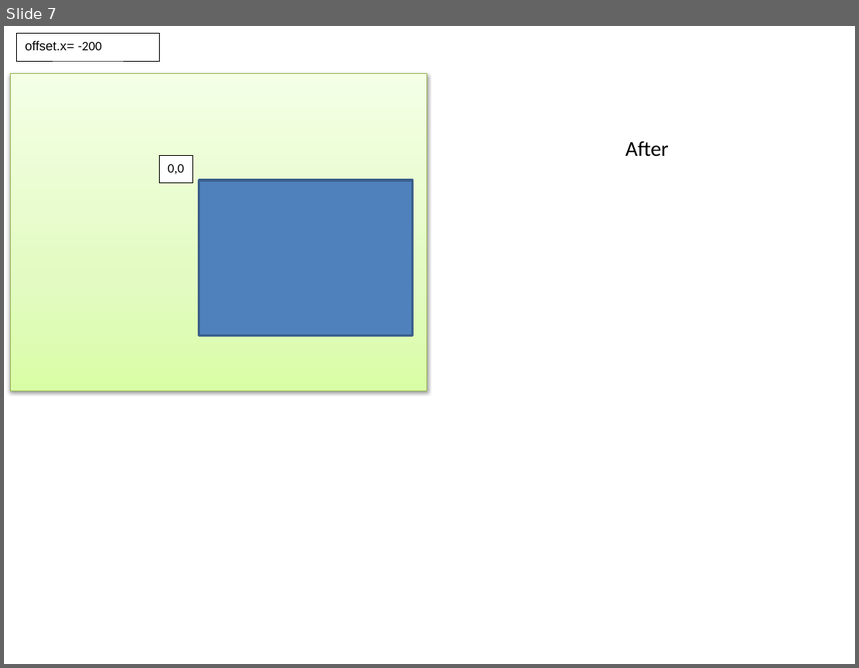
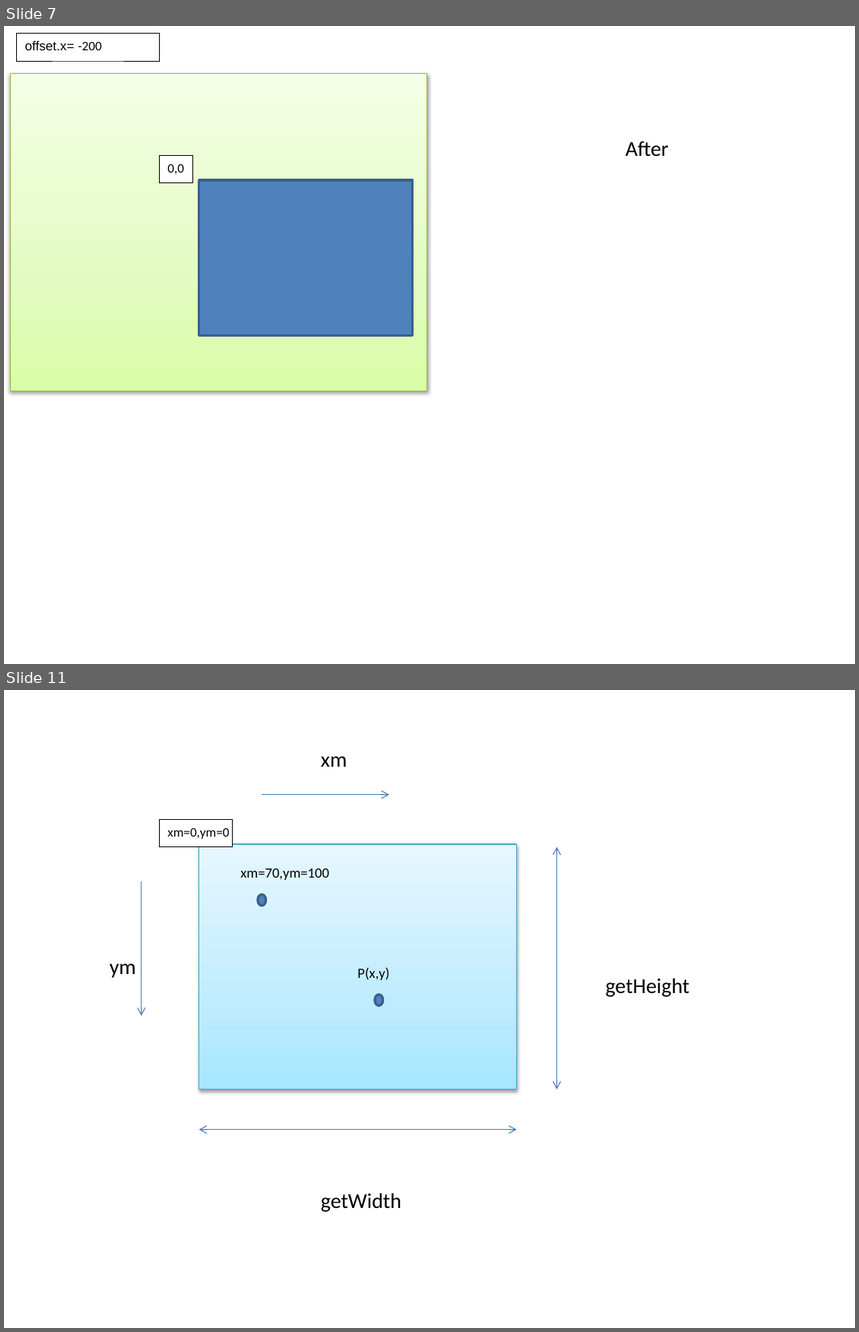
Before and after one commit to ckl67/PAC-Tool, a slide deck: prog_help/pac-tool help draw.pptx. Shown one above the other, each under a label of ours: slide 7 before the commit, slides 7 and 11 after it; the slides between them are not shown. The pictures are 859x668 and 859x1332 pixels, drawn with LibreOffice and Linux fonts; fonts in the diff are those of the drawing. Boxes give left, top, right and bottom in pixels: in the first picture for what was removed or moved away, otherwise in the second. Text is boxed around its words. In the diff, an @@ line names an element or a change of style, - is before the commit and + after.

```diff
--- a/prog_help/pac-tool help draw.pptx
+++ b/prog_help/pac-tool help draw.pptx
@@ slide 11 added at bbox=[4, 690, 855, 1328], background #FFFFFF @@
@@ text added at bbox=[321, 756, 347, 767], 18 pt, text #000000 @@
+xm
@@ arrow added from (262, 795) to (389, 795), #4B7EBC 0.75 pt @@
@@ rectangle added at bbox=[159, 819, 232, 847], fill #FFFFFF, outline #000000 0.5 pt, 11 pt, text #000000 @@
+xm=0,ym=0
@@ rectangle added at bbox=[199, 844, 516, 1089], fill gradient #A7E6FF to #C1EDFF to #E7F8FF, outline #46AAC5 0.75 pt @@
@@ double arrow added from (557, 847) to (557, 1089), #4B7EBC 0.75 pt @@
@@ text added at bbox=[240, 869, 329, 880], 12 pt, text #000000 @@
+xm=70,ym=100
@@ arrow added from (141, 882) to (141, 1016), #4B7EBC 0.75 pt @@
@@ ellipse added at bbox=[258, 894, 266, 905], fill #4F81BD, outline #3A5F8C 2 pt @@
@@ text added at bbox=[110, 964, 136, 978], 18 pt, text #000000 @@
+ym
@@ text added at bbox=[357, 967, 389, 980], 12 pt, text #000000 @@
+P(x,y)
@@ text added at bbox=[606, 978, 690, 997], 18 pt, text #000000 @@
+getHeight
@@ ellipse added at bbox=[375, 995, 384, 1006], fill #4F81BD, outline #3A5F8C 2 pt @@
@@ double arrow added from (199, 1130) to (516, 1130), #4B7EBC 0.75 pt @@
@@ text added at bbox=[321, 1193, 401, 1212], 18 pt, text #000000 @@
+getWidth
```
Also in this commit, not shown: 5 slides changed, 22 other slides added, 11 slides removed, 14 other files.
